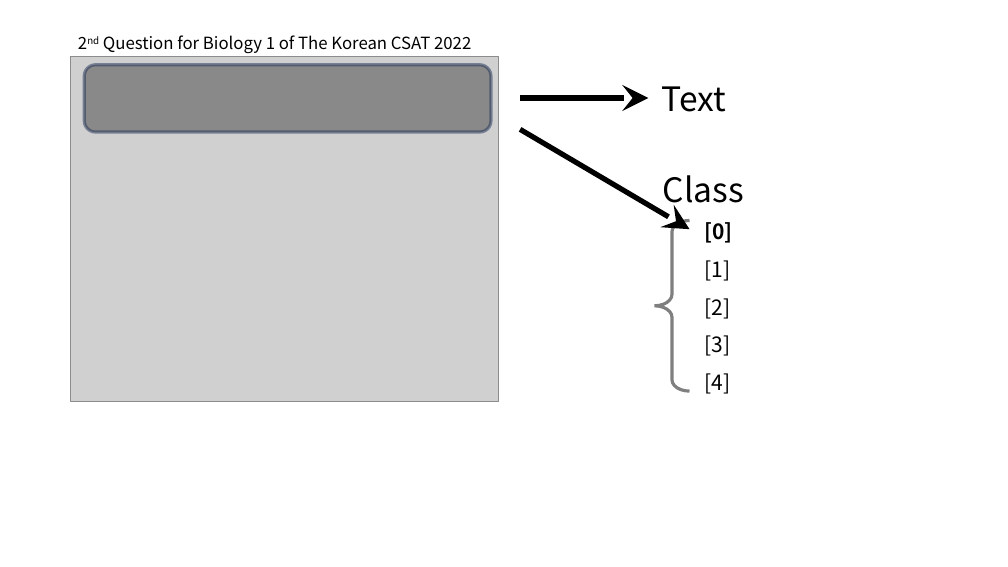
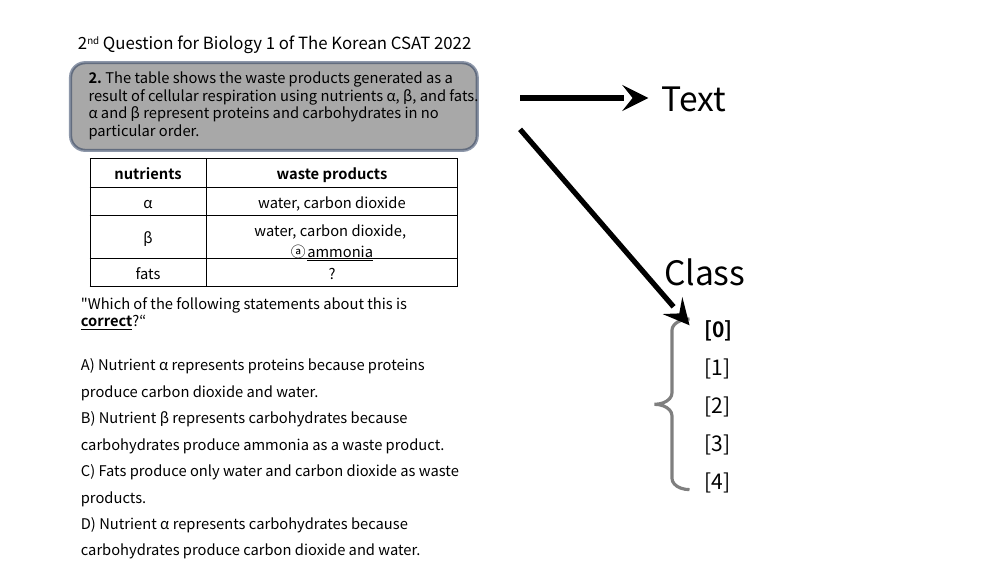
Before and after one commit to SHIMspacethere/EducationML-Project-Shim, a slide deck: slide 2 of material/학교 자료/기타 자료/논문 그림.pptx. Drawn at 1008x567 pixels with LibreOffice and Linux fonts; fonts in the diff are those of the drawing; grey boxes stand for pictures. Boxes give left, top, right and bottom in pixels: in the first picture for what was removed or moved away, otherwise in the second. Text is boxed around its words. In the diff, an @@ line names an element or a change of style, - is before the commit and + after.

```diff
--- a/material/학교 자료/기타 자료/논문 그림.pptx
+++ b/material/학교 자료/기타 자료/논문 그림.pptx
@@ picture removed at [70, 57, 498, 402] @@
@@ rounded rectangle: place and size @@
-rounded rectangle at [84, 65, 491, 132]
+rounded rectangle at [70, 63, 477, 150]
@@ text added at [89, 71, 478, 140], 14 pt, text #000000 @@
+2. The table shows the waste products generated as a result of cellular respiration using nutrients α, β, and fats. α and β represent proteins and carbohydrates in no particular order.
@@ arrow moved from (520, 129) - (690, 229) to (520, 129) - (690, 325) @@
@@ table added at [90, 159, 458, 287], 4 rows, 2 columns @@
+nutrients | waste products
+α | water, carbon dioxide
+β | water, carbon dioxide, / ⓐ ammonia
+fats | ?
@@ text "Class": place and size @@
-text "Class" at [663, 175, 744, 211]
+text "Class" at [664, 258, 745, 294]
@@ text added at [81, 297, 459, 555], 14 pt, text #000000 @@
+"Which of the following statements about this is correct?“
+A) Nutrient α represents proteins because proteins produce carbon dioxide and water.
+B) Nutrient β represents carbohydrates because carbohydrates produce ammonia as a waste product.
+C) Fats produce only water and carbon dioxide as waste products.
+D) Nutrient α represents carbohydrates because carbohydrates produce carbon dioxide and water.
@@ left brace: place and size @@
-left brace at [655, 221, 690, 392]
+left brace at [655, 319, 690, 490]
@@ text "[0]": place and size @@
-text "[0]" at [705, 222, 733, 394]
+text "[0]" at [705, 320, 733, 493]
```
Also in this commit, not shown: 3 other files.
